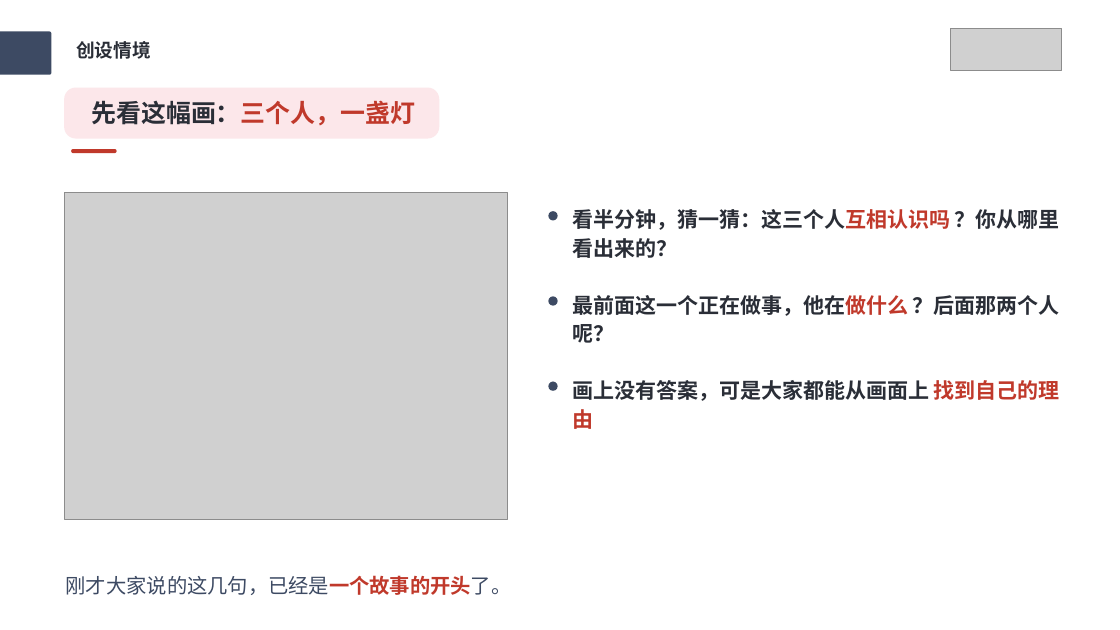
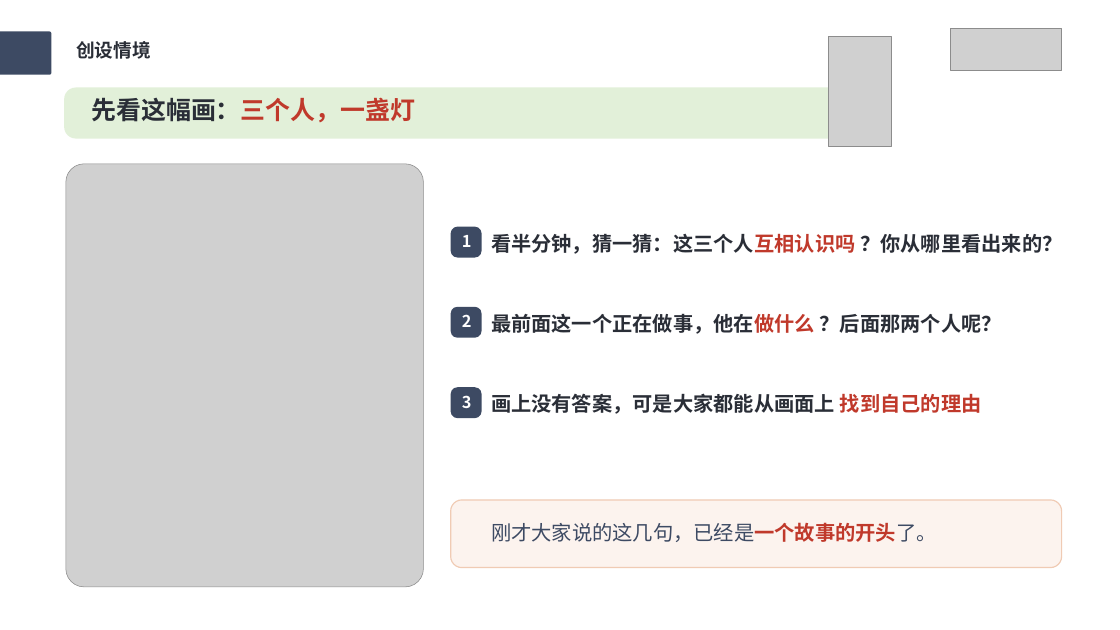
Before and after one commit to wuwenjia6498/laojohn-lesson-plan, a slide deck: slide 3 of 写作课件PPT输出/六上-第四单元-笔尖流出的故事/六上-第四单元-笔尖流出的故事-课件PPT.pptx. Drawn at 1120x630 pixels with LibreOffice and Linux fonts; fonts in the diff are those of the drawing; grey boxes stand for pictures. Boxes give left, top, right and bottom in pixels: in the first picture for what was removed or moved away, otherwise in the second. Text is boxed around its words. In the diff, an @@ line names an element or a change of style, - is before the commit and + after.

```diff
--- a/写作课件PPT输出/六上-第四单元-笔尖流出的故事/六上-第四单元-笔尖流出的故事-课件PPT.pptx
+++ b/写作课件PPT输出/六上-第四单元-笔尖流出的故事/六上-第四单元-笔尖流出的故事-课件PPT.pptx
@@ picture added at [828,36,891,147] @@
@@ rounded rectangle removed at [64,87,440,138] @@
@@ rounded rectangle added at [64,87,880,138], fill #E2F0D9 @@
@@ text "先看这幅画：三个人，一盏灯" at [91,97,415,122]: line spacing 0.99 to 0.89 @@
@@ rounded rectangle removed at [71,149,116,153] @@
@@ picture: place and size @@
-picture at [64,193,508,519]
+picture at [66,164,424,587]
@@ rounded rectangle added at [451,227,482,258], fill #3D4A63 @@
@@ text added at [462,235,472,247], 21 pt, text #FFFFFF, bold @@
+1
@@ size 27 to 26 pt in 3 elements at [491,393,982,414], [491,314,1002,334], [491,234,1062,254] @@
@@ text "看半分钟，猜一猜：这三个人互相认识吗 ？你从哪里看出来的？": place and size @@
-text "看半分钟，猜一猜：这三个人互相认识吗 ？你从哪里看出来的？" at [572,209,1060,258]
+text "看半分钟，猜一猜：这三个人互相认识吗 ？你从哪里看出来的？" at [491,234,1062,254]
@@ ellipse removed at [548,211,558,221] @@
@@ ellipse removed at [548,296,558,306] @@
@@ rounded rectangle added at [451,307,482,338], fill #3D4A63 @@
@@ text added at [462,314,472,327], 21 pt, text #FFFFFF, bold @@
+2
@@ text "最前面这一个正在做事，他在做什么 ？后面那两个人呢？": place and size @@
-text "最前面这一个正在做事，他在做什么 ？后面那两个人呢？" at [572,295,1060,343]
+text "最前面这一个正在做事，他在做什么 ？后面那两个人呢？" at [491,314,1002,334]
@@ rounded rectangle added at [451,388,482,418], fill #3D4A63 @@
@@ text "画上没有答案，可是大家都能从画面上 找到自己的理由": place and size @@
-text "画上没有答案，可是大家都能从画面上 找到自己的理由" at [572,380,1060,429]
+text "画上没有答案，可是大家都能从画面上 找到自己的理由" at [491,393,982,414]
@@ ellipse removed at [548,381,558,391] @@
@@ text added at [462,395,472,408], 21 pt, text #FFFFFF, bold @@
+3
@@ rounded rectangle added at [451,500,1062,568], fill #FCF3EE, outline #F0CBB4 1.5 pt @@
@@ text "刚才大家说的这几句，已经是一个故事的开头了。": place and size @@
-text "刚才大家说的这几句，已经是一个故事的开头了。" at [66,575,512,595]
+text "刚才大家说的这几句，已经是一个故事的开头了。" at [491,522,937,542]
@@ text "刚才大家说的这几句，已经是一个故事的开头了。" at [491,522,937,542]: size 26 to 26.1 pt @@
```
Also in this commit, not shown: 27 other slides changed, 1 slide added, 1 slide removed, 4 other files.
